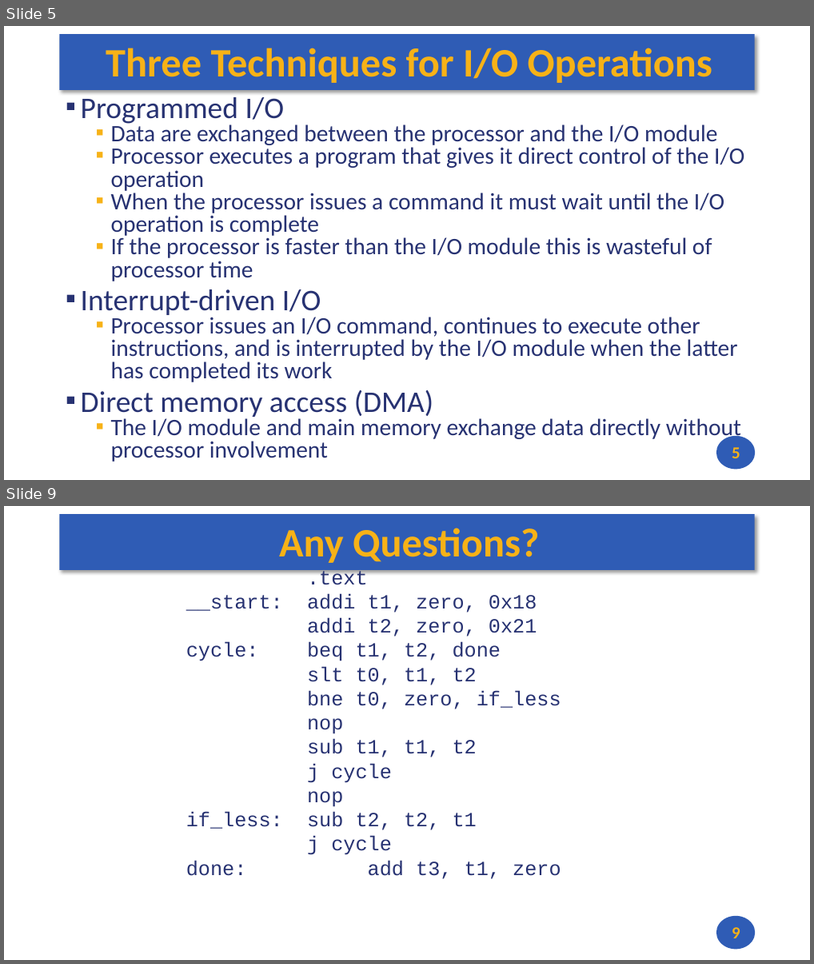
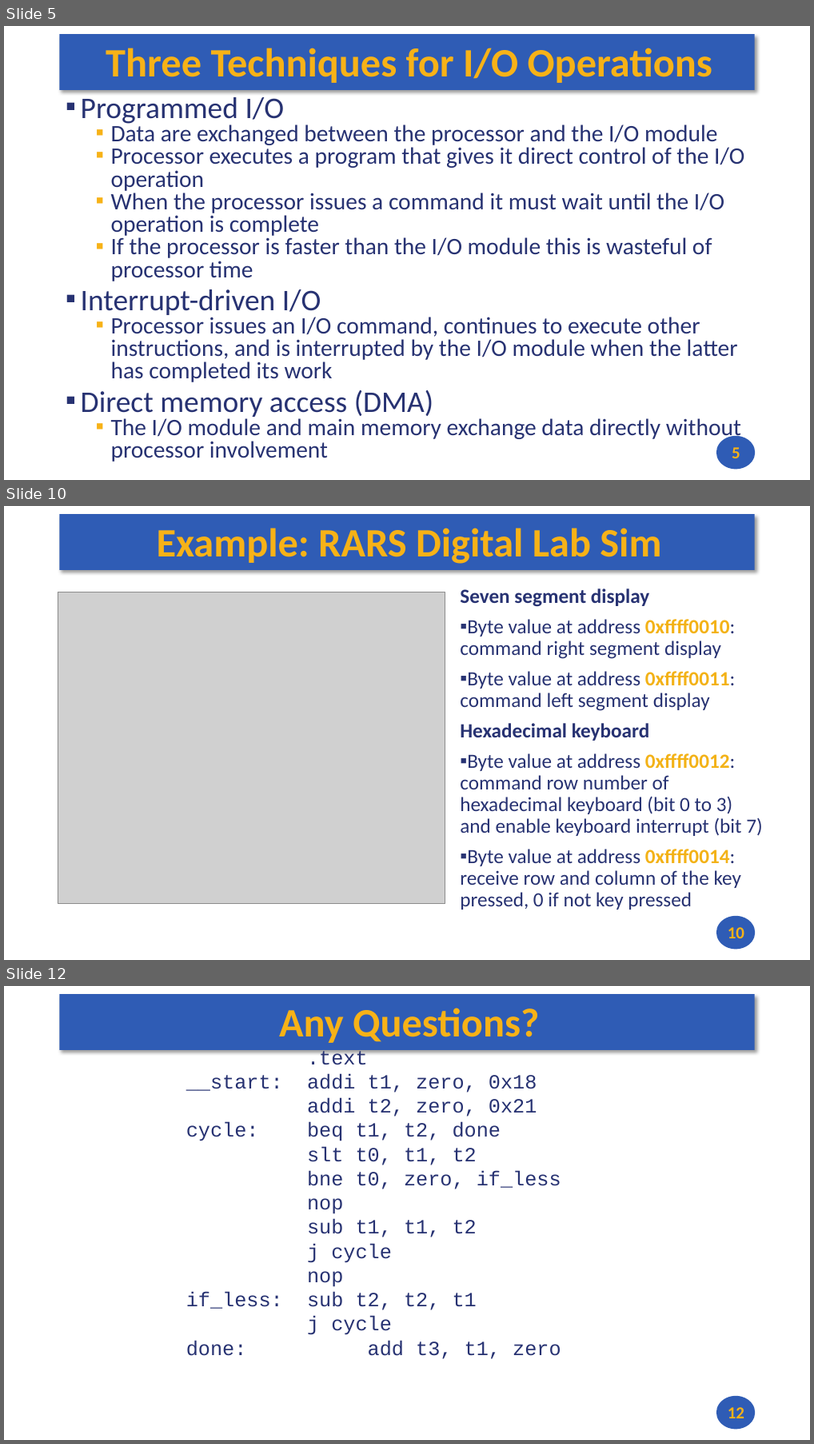
Before and after one commit to andrewt0301/hse-acos-course, a slide deck: docs/part1ca/08_MMIO/CA_Lecture_08.pptx. Shown one above the other, each under a label of ours: slides 5 and 9 before the commit, slides 5, 10 and 12 after it; the slides between them are not shown. The pictures are 814x964 and 814x1444 pixels, drawn with LibreOffice and Linux fonts; fonts in the diff are those of the drawing; grey boxes stand for pictures. Boxes give left, top, right and bottom in pixels: in the first picture for what was removed or moved away, otherwise in the second. Text is boxed around its words. In the diff, an @@ line names an element or a change of style, - is before the commit and + after.

```diff
--- a/docs/part1ca/08_MMIO/CA_Lecture_08.pptx
+++ b/docs/part1ca/08_MMIO/CA_Lecture_08.pptx
@@ slide 10 added at <box>4,506,810,960</box>, background #FFFFFF; not listed: 2 template elements that a slide beside it also shows @@
@@ title added at <box>157,528,662,564</box>, 48 pt, text #F7B217, bold @@
+Example: RARS Digital Lab Sim
@@ picture added at <box>58,592,446,904</box> @@
@@ text added at <box>460,588,762,909</box>, 24 pt, text #273272 @@
+Seven segment display
+▪ Byte value at address 0xffff0010: command right segment display
+▪ Byte value at address 0xffff0011: command left segment display
+Hexadecimal keyboard
+▪ Byte value at address 0xffff0012: command row number of hexadecimal keyboard (bit 0 to 3) and enable keyboard interrupt (bit 7)
+▪ Byte value at address 0xffff0014: receive row and column of the key pressed, 0 if not key pressed
@@ page number added at <box>728,927,745,938</box>, 20 pt, text #F7B217, bold @@
+10
@@ what was slide 9 is now slide 12 @@
@@ page number at <box>728,1407,745,1418</box>: text changed @@
-9
+12
```
Also in this commit, not shown: 4 slides changed, 2 other slides added, 1 other file.
